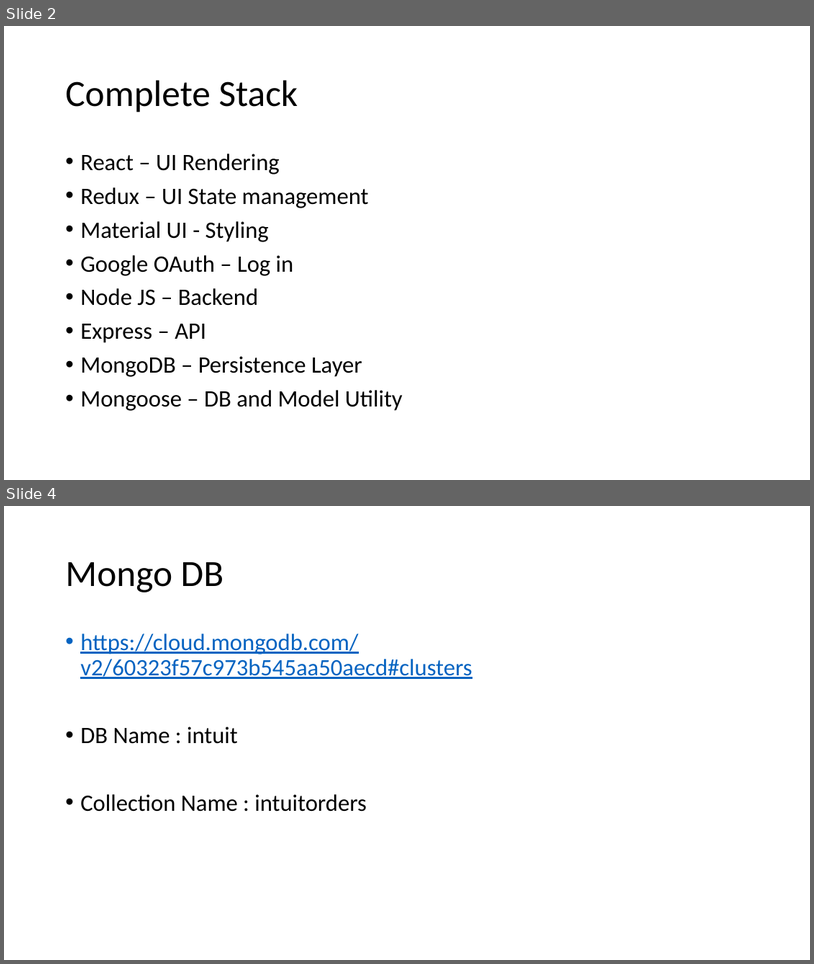
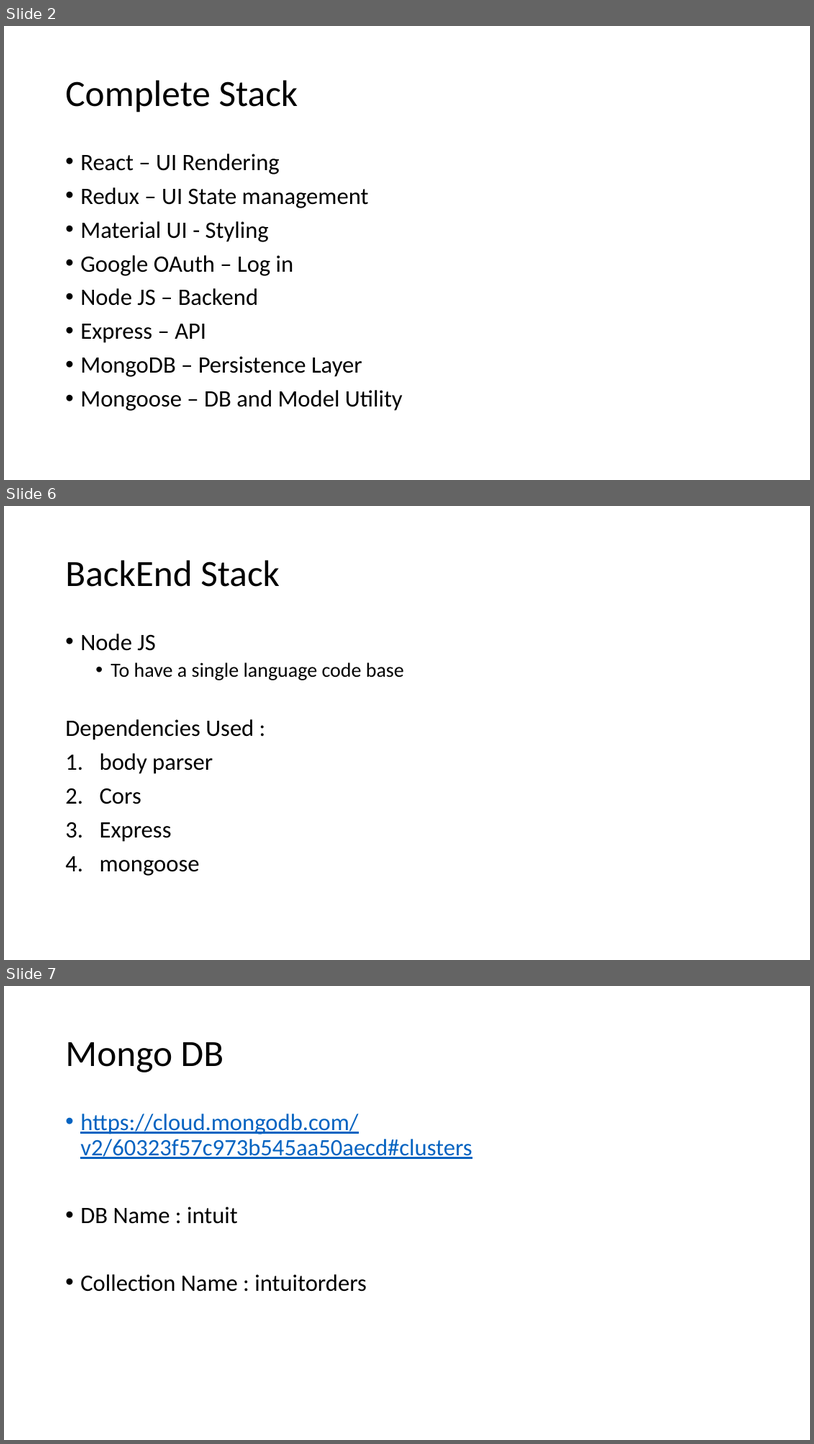
Before and after one commit to anandharshan/intuit2, a slide deck: Arch and decision choices.pptx. Shown one above the other, each under a label of ours: slides 2 and 4 before the commit, slides 2, 6 and 7 after it; the slides between them are not shown. The pictures are 814x964 and 814x1444 pixels, drawn with LibreOffice and Linux fonts; fonts in the diff are those of the drawing. Boxes give left, top, right and bottom in pixels: in the first picture for what was removed or moved away, otherwise in the second. Text is boxed around its words. In the diff, an @@ line names an element or a change of style, - is before the commit and + after.

```diff
--- a/Arch and decision choices.pptx
+++ b/Arch and decision choices.pptx
@@ slide 6 added at (x1=4, y1=506, x2=810, y2=960), background #FFFFFF @@
@@ title added at (x1=65, y1=560, x2=280, y2=587), 44 pt, text #000000 @@
+BackEnd Stack
@@ text added at (x1=65, y1=633, x2=404, y2=875), 28 pt, text #000000 @@
+• Node JS
+  • To have a single language code base
+Dependencies Used :
+1. body parser
+2. Cors
+3. Express
+4. mongoose
@@ what was slide 4 is now slide 7 @@
```
Also in this commit, not shown: 1 slide changed, 2 other slides added, 2 other files.
